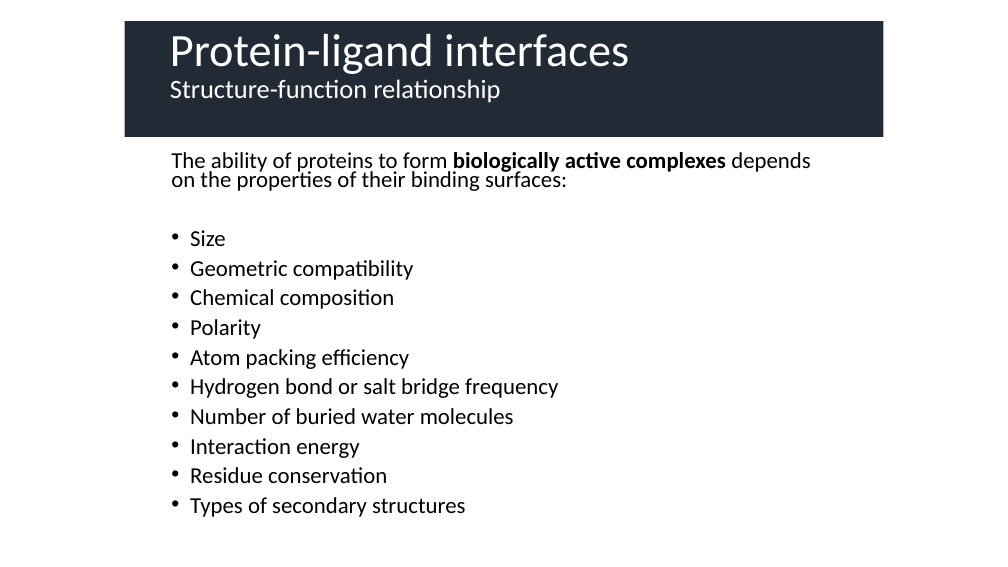
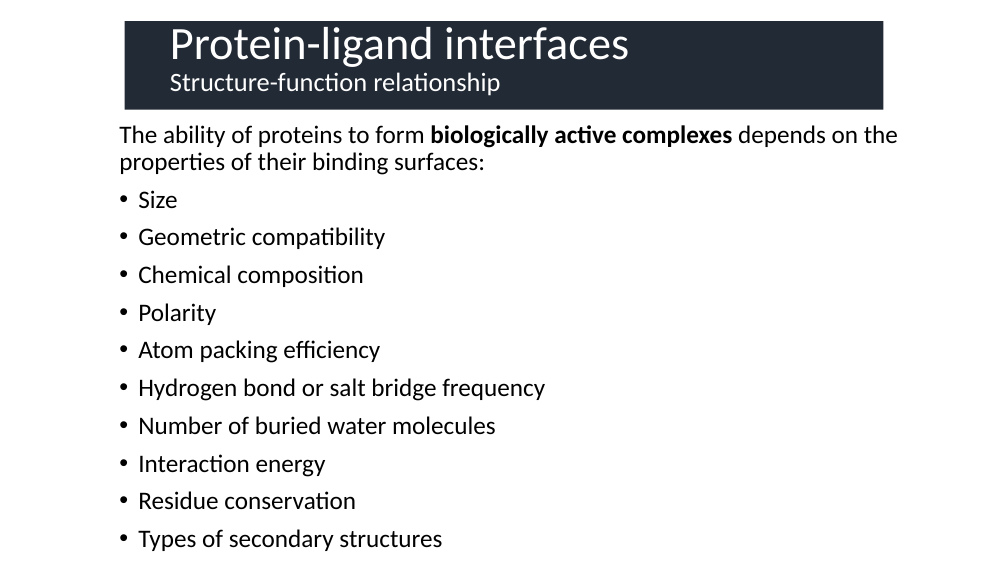
Before and after one commit to Protein-Interactions/protein_interactions, a slide deck: slide 19 of presentations/2-forces_at_play_in_protein_interactions-2021.pptx (slide 20 before the commit). Drawn at 1008x567 pixels with LibreOffice and Linux fonts; fonts in the diff are those of the drawing. Boxes give left, top, right and bottom in pixels: in the first picture for what was removed or moved away, otherwise in the second. Text is boxed around its words. In the diff, an @@ line names an element or a change of style, - is before the commit and + after.

```diff
--- a/presentations/2-forces_at_play_in_protein_interactions-2021.pptx
+++ b/presentations/2-forces_at_play_in_protein_interactions-2021.pptx
@@ rectangle: place and size @@
-rectangle at <box>125,21,884,137</box>
+rectangle at <box>125,21,884,110</box>
@@ title "Protein-ligand interfaces Structure-function relationship" rewrapped from <box>170,34,629,103</box> to <box>170,20,629,96</box> @@
@@ text "The ability of proteins to ...": place and size @@
-text "The ability of proteins to ..." at <box>171,152,810,517</box>
+text "The ability of proteins to ..." at <box>119,125,898,510</box>
@@ text "The ability of proteins to ..." at <box>119,125,898,510</box>: size 21.7 to 24 pt; line spacing 0.7 to 0.9 @@
```
Also in this commit, not shown: 12 other slides changed, 1 slide added, 2 slides removed.
